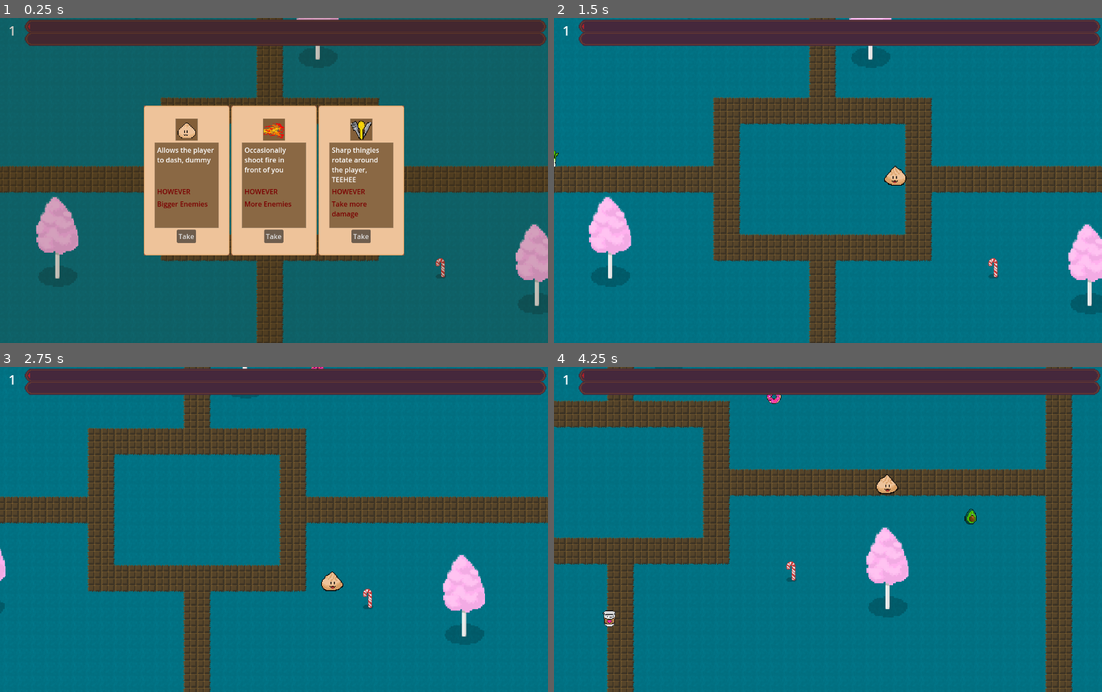
Above: before the commit, frames 1-4 (two rows, left to right).
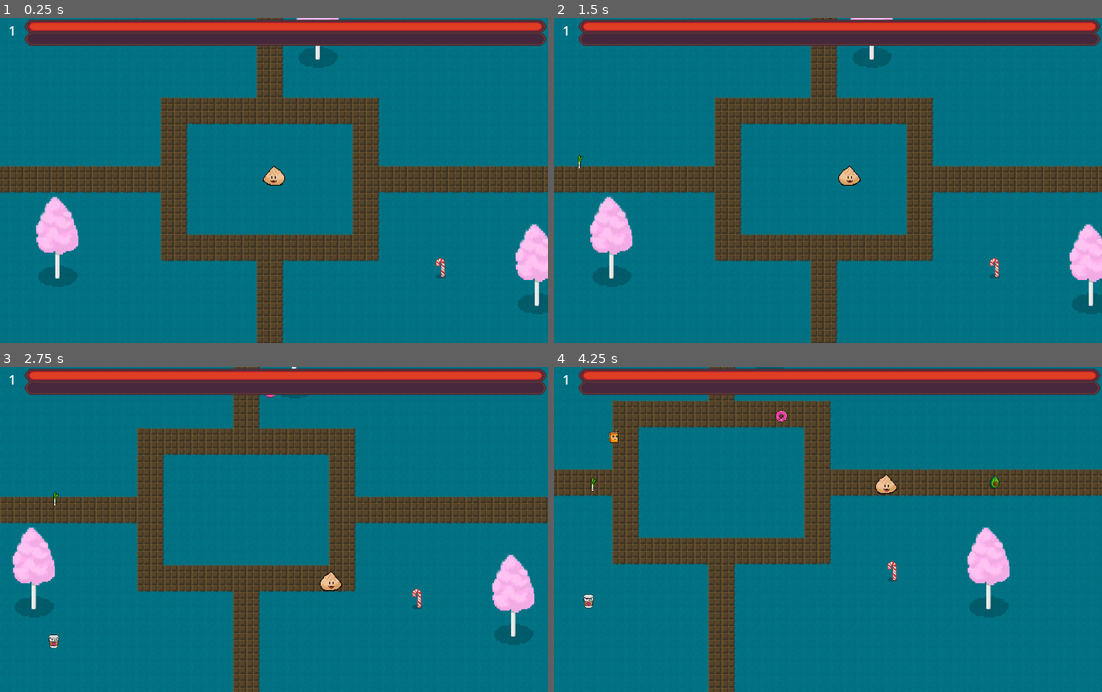
Above: after the commit, the same moments.

Repository: SteamedKoko/Gluttony
Game: Godot game, scene res://scenes/arena/arena.tscn
The game is run twice, just before and just after one commit, with the same random seed, the same clock (stepped at 60 frames per second) and the same inputs.
Inputs (mouse positions are in pixels of both pictures, inside the frame that each line leads up to):
- Up to frame 1 (0.25 s): no input
- Up to frame 2 (1.5 s): click (740, 235) at 0.5 s, where only the run before the commit has a clickable "Take"; hold F (right) from 1.28 s (still down); hold J (dash) from 1.28 s (still down)
- Up to frame 3 (2.75 s): release F (right) at 2.03 s; release J (dash) at 2.03 s; hold Down (down) from 2.03 s (still down); tap J (dash) at 2.1 s
- Up to frame 4 (4.25 s): release Down (down) at 2.78 s; hold F (right) 2.78-3.53 s; hold J (dash) 2.78-3.53 s; hold Up (up) from 3.53 s (still down); tap J (dash) at 3.6 s

The runs differ from the first frame. In frame 1, 86% of the frame differs, in the area x 0-100%, y 0-100%; in frame 2, 7.5%; in frame 3, 22%; in frame 4, 28%.

Commit message:
fix: batch spawning; reload breaking game

Diff:
--- a/globals/skill_manager.gd
+++ b/components/skill_manager/skill_manager.gd
@@ -1,5 +1,8 @@
+class_name SkillManager
 extends Node2D
 
+var monster_speed_multiplyer = 1
+var monster_scale_multiplyer = 1
 
 enum skills {
 	# AURA, #todo
@@ -80,12 +83,12 @@
 }
 
 
-func refresh():
-	for key in active_skills.keys():
-		var s = active_skills.get(key)
-		s.queue_free()
-
-	active_skills = {}
+# func refresh():
+# 	for key in active_skills.keys():
+# 		var s = active_skills.get(key)
+# 		s.queue_free()
+#
+# 	active_skills = {}
 
 func get_skill(skill_enum: skills) -> Dictionary:
 	return ALL_SKILLS.get(skill_enum)
@@ -114,13 +117,13 @@
 func add_detriment(detriment_enum: detriments) -> void:
 	match detriment_enum:
 		detriments.MAKE_ENEMIES_BIGGER:
-			BaseMonster.default_scale *= 1.2
+			monster_scale_multiplyer *= 1.2
 		detriments.MOVE_SLOWER:
 			GameManager.player.debuff_speed()
 		detriments.TAKE_MORE_DAMAGE:
 			GameManager.player.hurt_box.damage_multiplyer += 1
 		detriments.MAKE_ENEMIES_FASTER:
-			BaseMonster.move_speed *= 1.25
+			monster_speed_multiplyer *= 1.25
 		detriments.MORE_ENEMIES_SPAWN:
 			GameManager.increase_spawn_speed()
 
--- /dev/null
+++ b/components/skill_manager/skill_manager.tscn
@@ -0,0 +1,6 @@
+[gd_scene load_steps=2 format=3 uid="uid://cx2vvjy7sxhip"]
+
+[ext_resource type="Script" uid="uid://8j63tm863ict" path="res://components/skill_manager/skill_manager.gd" id="1_ggelr"]
+
+[node name="SkillManager" type="Node2D"]
+script = ExtResource("1_ggelr")
--- a/entities/monsters/base_monster.gd
+++ b/entities/monsters/base_monster.gd
@@ -1,8 +1,8 @@
 class_name BaseMonster
 extends CharacterBody2D
 
-static var default_scale: float = 1
-static var move_speed: float = 100
+var default_scale: float = 1 * GameManager.skill_manager.monster_scale_multiplyer
+var move_speed: float = 100 * GameManager.skill_manager.monster_speed_multiplyer
 
 @export var push_strength = 800
 @export var acceleration: float = 300
--- a/entities/player/player.gd
+++ b/entities/player/player.gd
@@ -36,7 +36,7 @@
 var is_facing_left: bool = true
 
 func _ready():
-	health.health = 1
+	# health.health = 1
 	health.health_depleted.connect(_on_health_health_delpleted)
 	# for i in range(10):
 	# 	GlobalSkillManager.add_skill(GlobalSkillManager.skills.FIRE)
--- a/entities/skills/sharp_thingies/sharp_thingy.gd
+++ b/entities/skills/sharp_thingies/sharp_thingy.gd
@@ -1,7 +1,5 @@
 class_name SharpThingy
 extends Attack
-
-@onready var player: Player = get_tree().get_first_node_in_group("player")
 
 var base_damage: int = 0
 
@@ -16,6 +14,6 @@
 
 func _physics_process(delta: float) -> void:
 	current_angle += deg_to_rad(rotation_speed) * delta
-	position = player.global_position + (Vector2(cos(current_angle), sin(current_angle)) * radius)
+	position = GameManager.player.global_position + (Vector2(cos(current_angle), sin(current_angle)) * radius)
 
 	super._physics_process(delta)
--- a/globals/game_manager.gd
+++ b/globals/game_manager.gd
@@ -1,12 +1,20 @@
 extends Node
 
-var player: Player:
+@onready var player: Player:
 	get:
 		if not player:
 			player = get_tree().get_first_node_in_group("player")
 		return player
 
+@onready var skill_manager: SkillManager:
+	get:
+		if not skill_manager:
+			skill_manager = skill_manager_resource.instantiate()
+			add_child(skill_manager)
+		return skill_manager
+
 @onready var spawner_resource: Resource = preload("res://entities/spawner/spawner.tscn")
+@onready var skill_manager_resource: Resource = preload("res://components/skill_manager/skill_manager.tscn")
 @onready var sudo_resource: Resource = preload("res://entities/monsters/sudo.tscn")
 @onready var kok_resource: Resource = preload("res://entities/monsters/kok.tscn")
 
@@ -29,9 +37,10 @@
 }
 
 func _ready() -> void:
-	# miniboss = sudo_resource.instantiate()
-	# boss = kok_resource.instantiate()
+	load_up_shiat()
 
+
+func load_up_shiat():
 	spawner = spawner_resource.instantiate()
 	add_child(spawner)
 
@@ -47,10 +56,18 @@
 	batch_spawn_timer.timeout.connect(_spawn_batch_monsters)
 	add_child(batch_spawn_timer)
 
+func restart():
+	for child in get_tree().get_first_node_in_group("Stage").get_children():
+		child.queue_free()
 
-func restart():
-	GlobalSkillManager.refresh()
-	get_tree().reload_current_scene()
+	general_spawn_timer.queue_free()
+	batch_spawn_timer.queue_free()
+	spawner.queue_free()
+	skill_manager.queue_free()
+	skill_manager = null
+	get_tree().change_scene_to_file("res://scenes/arena/arena.tscn")
+	load_up_shiat()
+	get_tree().paused = false
 
 func increase_spawn_speed():
 	general_spawn_timer.wait_time *= .66
@@ -66,11 +83,22 @@
 	var location: Vector2 = _get_spawn_location()
 	#spawn close to player for testing
 	# location -= (player.global_position.distance_to(location) * player.global_position.direction_to(location)) / 2
-	for row in range(batch_spawn_formation.get("rows")):
-		for col in range(batch_spawn_formation.get("columns")):
+
+	var direction = player.global_position.direction_to(location)
+	var should_spawn_row = abs(direction.x) > abs(direction.y)
+
+	var rows_to_spawn = batch_spawn_formation.get("rows") if should_spawn_row else batch_spawn_formation.get("columns")
+	var cols_to_spawn = batch_spawn_formation.get("columns") if should_spawn_row else batch_spawn_formation.get("rows")
+
+	var x_direction = 1 if direction.x > 0 else -1
+	var y_direction = 1 if direction.y > 0 else -1
+
+	for row in range(rows_to_spawn):
+		for col in range(cols_to_spawn):
 			var sprite_enum = GlobalSpriteAssets.get_random_monster_enum()
-			var offset = location + (Vector2(row, col) * batch_spawn_formation.offset)
+			var offset = location + (Vector2(row, col) * batch_spawn_formation.offset * skill_manager.monster_scale_multiplyer * Vector2(x_direction, y_direction))
 			spawner._spawn_monster(offset, sprite_enum)
+
 
 func _spawn_monster():
 	var location: Vector2 = _get_spawn_location()
@@ -89,7 +117,7 @@
 	var boss_instance: BossMonster = boss_resource.instantiate()
 	var location: Vector2 = _get_spawn_location()
 	boss_instance.global_position = location
-	add_child(boss_instance)
+	spawner.add_child(boss_instance)
 	return boss_instance
 
 func _spawn_main_boss(boss_resource: Resource):
@@ -98,10 +126,10 @@
 
 
 func _process(_delta: float) -> void:
-	if player.current_level >= 10 and not spawned_mini_boss:
+	if player and player.current_level >= 10 and not spawned_mini_boss:
 		spawned_mini_boss = true
 		_spawn_boss(sudo_resource)
 
-	if player.current_level >= 20 and not spawned_main_boss:
+	if player and player.current_level >= 20 and not spawned_main_boss:
 		spawned_main_boss = true
 		_spawn_main_boss(kok_resource)
--- a/project.godot
+++ b/project.godot
@@ -17,10 +17,9 @@
 
 [autoload]
 
+GameManager="*res://globals/game_manager.gd"
 GlobalSpriteAssets="*res://globals/global_sprite_assets.gd"
 DamageNumber="*res://globals/damage_number.gd"
-GlobalSkillManager="*res://globals/skill_manager.gd"
-GameManager="*res://globals/game_manager.gd"
 
 [display]
 
--- a/scenes/arena/arena.tscn
+++ b/scenes/arena/arena.tscn
@@ -8,7 +8,7 @@
 [ext_resource type="PackedScene" uid="uid://bxievinm2sb74" path="res://ui/level_label/level_label.tscn" id="5_jx0ua"]
 [ext_resource type="PackedScene" uid="uid://b5pj8jbpfq6hj" path="res://ui/exp_bar/exp_bar.tscn" id="5_u52cf"]
 
-[node name="Arena" type="Node2D"]
+[node name="Arena" type="Node2D" groups=["Stage"]]
 y_sort_enabled = true
 
 [node name="Player" parent="." instance=ExtResource("3_5tue2")]
--- a/ui/exp_bar/exp_bar.gd
+++ b/ui/exp_bar/exp_bar.gd
@@ -3,18 +3,18 @@
 @onready var progress: TextureProgressBar = $MarginContainer/TextureProgressBar
 
 func _ready() -> void:
-    GameManager.player.gained_exp.connect(update_progress)
-    GameManager.player.leveled_up.connect(change_progress)
-    change_progress()
+	GameManager.player.gained_exp.connect(update_progress)
+	GameManager.player.leveled_up.connect(change_progress)
+	change_progress()
 
 
 func update_progress():
-    var tween: Tween = create_tween()
+	var tween: Tween = create_tween()
 
-    tween.tween_property(progress, "value", GameManager.player.current_exp, .2)
+	tween.tween_property(progress, "value", GameManager.player.current_exp, .2)
 
 
 
 func change_progress():
-    progress.value = 0
-    progress.max_value = GameManager.player.next_level_experience
+	progress.value = 0
+	progress.max_value = GameManager.player.next_level_experience
--- a/ui/game_over/game_over.gd
+++ b/ui/game_over/game_over.gd
@@ -1,8 +1,8 @@
 extends Control
 
 func _ready() -> void:
-    visible = false
+	visible = false
 
 func _on_button_pressed() -> void:
-    print('pressed')
-    GameManager.restart()
+	print('pressed')
+	GameManager.restart()
--- a/ui/level_label/level_label.gd
+++ b/ui/level_label/level_label.gd
@@ -3,8 +3,8 @@
 @onready var label: RichTextLabel = $RichTextLabel
 
 func _ready() -> void:
-    GameManager.player.leveled_up.connect(adjust_level)
-    adjust_level()
+	GameManager.player.leveled_up.connect(adjust_level)
+	adjust_level()
 
 func adjust_level() -> void:
-    label.text = str(GameManager.player.current_level)
+	label.text = str(GameManager.player.current_level)
--- a/ui/level_up_menu/level_up_menu.gd
+++ b/ui/level_up_menu/level_up_menu.gd
@@ -8,7 +8,7 @@
 func _ready() -> void:
 	GameManager.player.leveled_up.connect(func (): levels_left += 1)
 	visible = false
-	opt_for_skill()
+	# opt_for_skill()
 
 
 func opt_for_skill() -> void:
@@ -19,14 +19,14 @@
 	self.visible = true
 
 
-func finish_skill_choice(skill: GlobalSkillManager.skills, detriment: GlobalSkillManager.detriments) -> void:
+func finish_skill_choice(skill: SkillManager.skills, detriment: SkillManager.detriments) -> void:
 	self.visible = false
 	for child in %SkillOptionContainer.get_children():
 		child.call_deferred('queue_free')
 
 	levels_left = max(0, levels_left-1)
-	GlobalSkillManager.add_skill(skill)
-	GlobalSkillManager.add_detriment(detriment)
+	GameManager.skill_manager.add_skill(skill)
+	GameManager.skill_manager.add_detriment(detriment)
 
 	if levels_left > 0:
 		opt_for_skill()
@@ -35,13 +35,13 @@
 	get_tree().paused = false
 
 func populate_random_skills():
-	var skills = GlobalSkillManager.get_random_skills(skill_options_to_add)
-	var detriments = GlobalSkillManager.get_random_detriments(skill_options_to_add)
+	var skills = GameManager.skill_manager.get_random_skills(skill_options_to_add)
+	var detriments = GameManager.skill_manager.get_random_detriments(skill_options_to_add)
 
 	for skill in skills:
 		var option: SkillOption = skill_option_resource.instantiate()
-		option.skill = GlobalSkillManager.skills.get(skill)
-		option.detriment = GlobalSkillManager.detriments.get(detriments.pop_back())
+		option.skill = GameManager.skill_manager.skills.get(skill)
+		option.detriment = GameManager.skill_manager.detriments.get(detriments.pop_back())
 		option.chose_skill.connect(finish_skill_choice)
 		%SkillOptionContainer.add_child(option)
 
--- a/ui/level_up_menu/skill_option.gd
+++ b/ui/level_up_menu/skill_option.gd
@@ -1,14 +1,14 @@
 class_name SkillOption
 extends MarginContainer
 
-var skill: GlobalSkillManager.skills
-var detriment: GlobalSkillManager.detriments
+var skill: SkillManager.skills
+var detriment: SkillManager.detriments
 
-signal chose_skill(skill: GlobalSkillManager.skills)
+signal chose_skill(skill: SkillManager.skills)
 
 func _ready() -> void:
-	var skill_info = GlobalSkillManager.get_skill(skill)
-	var detriment_info = GlobalSkillManager.get_detriment(detriment)
+	var skill_info = GameManager.skill_manager.get_skill(skill)
+	var detriment_info = GameManager.skill_manager.get_detriment(detriment)
 	%SkillSprite.texture = skill_info.get("icon")
 	%SkillDescription.text = skill_info.get("description")
 	%DetrimentDescription.text = detriment_info.get("name")
Renamed: globals/skill_manager.gd.uid -> components/skill_manager/skill_manager.gd.uid
